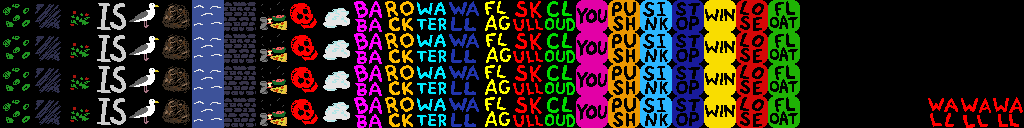
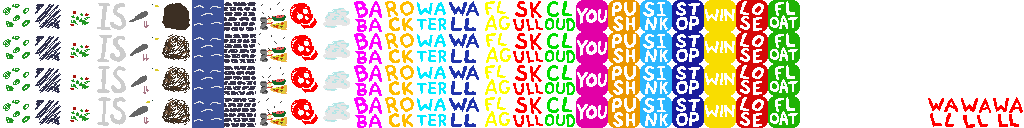
Comparing the layer stacks of the two 1024x128 images. Changes:
painted on "Background" over [97, 3, 285, 127]
hid "1" over [0, 0, 1024, 128]
